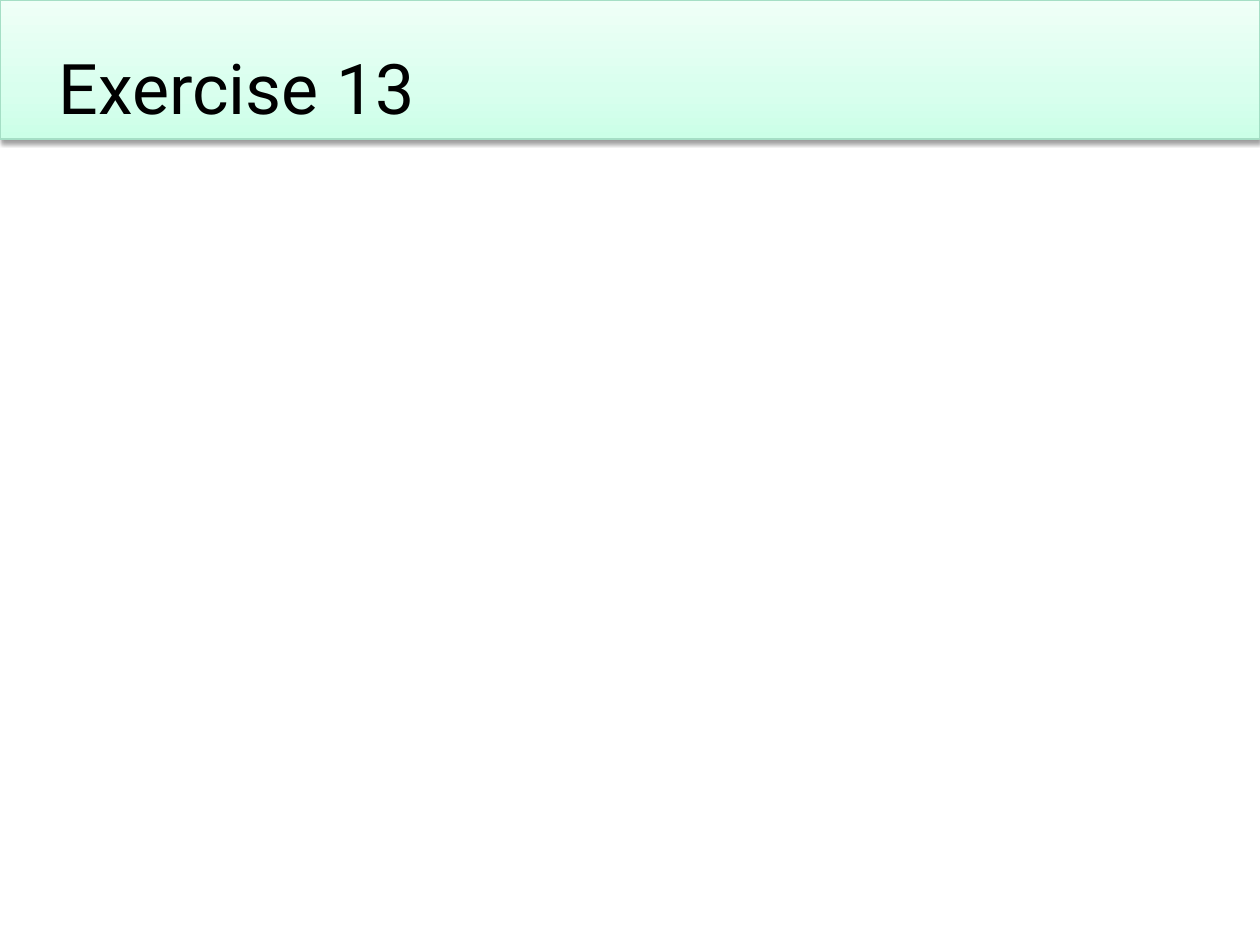
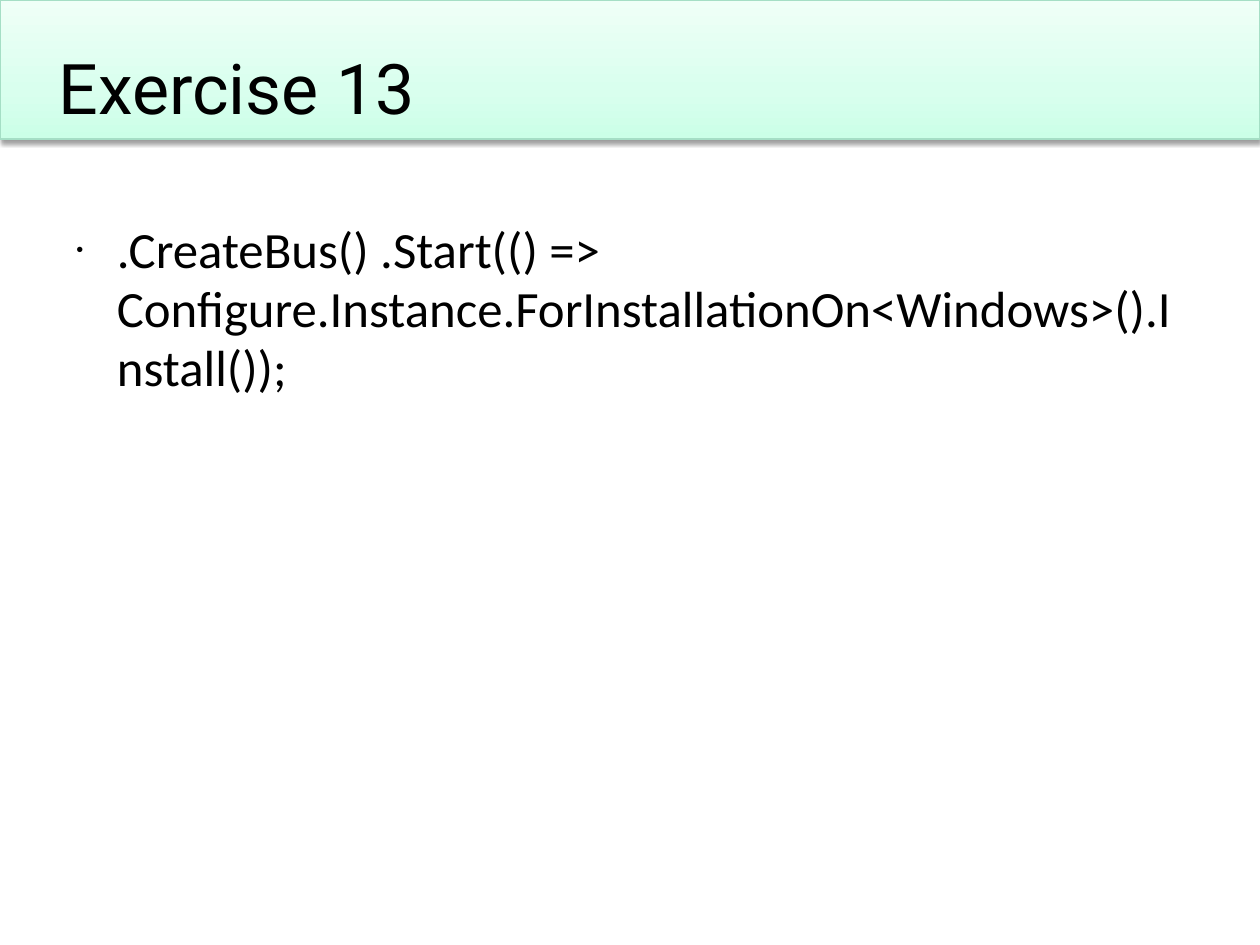
Before and after one commit to Particular/Course.Slides, a slide deck: slide 69 of EnterpriseDevelopmentWithNServiceBus.pptx. Drawn at 1260x945 pixels with LibreOffice and Linux fonts; fonts in the diff are those of the drawing; background and template pictures are left out. Boxes give left, top, right and bottom in pixels: in the first picture for what was removed or moved away, otherwise in the second. Text is boxed around its words. In the diff, an @@ line names an element or a change of style, - is before the commit and + after.

```diff
--- a/EnterpriseDevelopmentWithNServiceBus.pptx
+++ b/EnterpriseDevelopmentWithNServiceBus.pptx
@@ text added at (117, 231, 1171, 336), 32 pt, text #000000 @@
+• .CreateBus() .Start(() => Configure.Instance.ForInstallationOn<Windows>().Install());
```
Also in this commit, not shown: 2 other slides changed, 1 other file.
